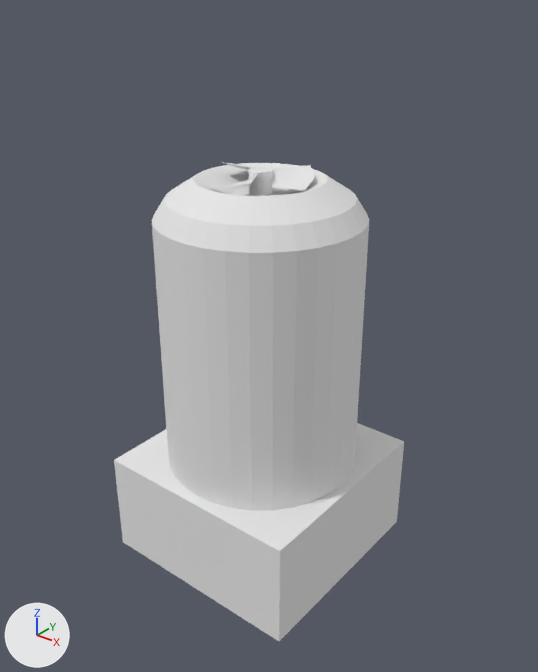
An edit to the OBJ model src/main/resources/assets/hbm/models/machines/atmo_vent.obj, drawn before and after from the same camera.
Before and after are seen from a camera (50 mm lens) standing at (3.82, -4.67, 5.16) and looking at (0.09, 0.0, 2.26). Arrows for +X, +Y and +Z are at lower left; the lights stay in place. Where no turn or scale is listed for an object, it has been applied to the vertices. Vertices at the same position are counted once.

The scene before the commit, as lines of its bpy script (objects in view):
```python
me_cylinder = bpy.data.meshes.new('Cylinder')
me_cylinder.from_pydata(...)  # 168 vertices, 328 faces; spans x -1.0..1.0, y -1.0..1.0, z 0.0..3.66
me_cylinder.materials.append(mat_material)  # white #e7e7e7
me_fan1 = bpy.data.meshes.new('Fan1')
me_fan1.from_pydata(...)  # 51 vertices, 46 faces; spans x -0.44..0.44, y -0.44..0.381, z 3.406..3.732
me_fan1.materials.append(mat_material)  # white #e7e7e7
ob_cylinder = bpy.data.objects.new('Cylinder', me_cylinder)
ob_cylinder.location = (0.0, 0.0, 0.0)
ob_fan1 = bpy.data.objects.new('Fan1', me_fan1)
ob_fan1.location = (0.0, 0.0, 0.0)
```
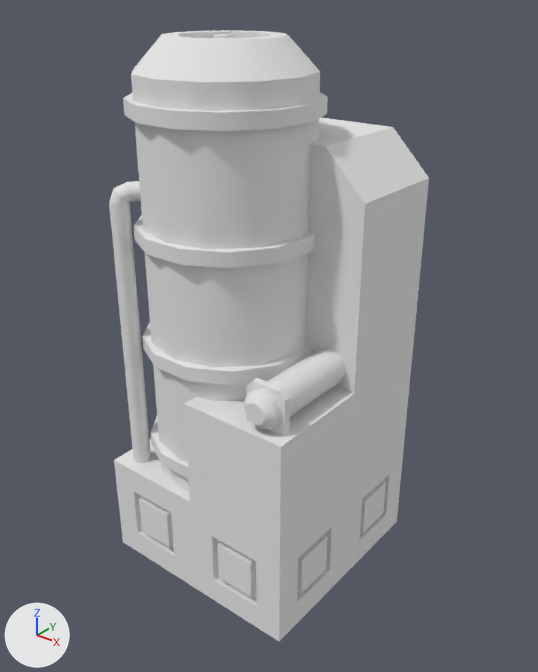
Pixel boxes [x1, y1, x2, y2] of what changed, in the pictures (538 x 672 px):
'Cylinder', reshaped (10% wider, 28% taller)
    before: [114, 163, 404, 641]
    after: [109, 30, 429, 641]
'Fan1', deleted
    before: [219, 162, 314, 196]
part 1 of me_cylinder, rebuilt (13% narrower, 33% taller)
    before: [152, 163, 369, 510]
    after: [131, 30, 320, 491]
part 2 of me_cylinder, added
    after: [123, 92, 328, 131]
part 3 of me_cylinder, added
    after: [134, 215, 315, 268]
part 4 of me_cylinder, added
    after: [143, 322, 312, 385]
part 5 of me_cylinder, added
    after: [151, 417, 188, 479]
part 6 of me_cylinder, added
    after: [109, 181, 151, 463]
part 7 of me_cylinder, added
    after: [244, 348, 346, 429]
part 8 of me_cylinder, added
    after: [114, 34, 429, 641]

The change, as a list of edits to the scene's bpy script:
```text
Change me_cylinder:
    used by ob_cylinder; location = (0.0, 0.0, 0.0)
    remove me_cylinder.from_pydata(...)  # 168 vertices, 328 faces; spans x -1.0..1.0, y -1.0..1.0, z 0.0..3.66
    add me_cylinder.from_pydata(...)  # 520 vertices, 880 faces; spans x -1.0..1.0, y -1.0..1.0, z 0.0..4.75
    me_cylinder part 1: the loose piece of 160 vertices spanning x -0.9..0.9, y -0.9..0.9, z 0.98..3.66 is rebuilt with 60 vertices and now spans x -0.91..0.54, y -0.91..0.54, z 1.0..4.75
    me_cylinder part 2: a new loose piece of 52 vertices spanning x -0.97..0.59, y -0.95..0.6, z 4.19..4.31, in mat_material (white #e7e7e7)
    me_cylinder part 3: a new loose piece of 52 vertices spanning x -0.97..0.59, y -0.95..0.6, z 3.19..3.31, in mat_material (white #e7e7e7)
    me_cylinder part 4: a new loose piece of 52 vertices spanning x -0.97..0.59, y -0.95..0.6, z 2.19..2.31, in mat_material (white #e7e7e7)
    me_cylinder part 5: a new loose piece of 52 vertices spanning x -0.97..0.59, y -0.95..0.6, z 1.19..1.31, in mat_material (white #e7e7e7)
    me_cylinder part 6: a new loose piece of 38 vertices spanning x -0.89..-0.52, y -0.89..-0.52, z 1.0..3.66, in mat_material (white #e7e7e7)
    me_cylinder part 7: a new loose piece of 24 vertices spanning x 0.59..0.91, y -1.0..0.0, z 2.02..2.35, in mat_material (white #e7e7e7)
    me_cylinder part 8: 182 vertices added at x -1.0..1.0, y -1.0..1.0, z 0.0..4.75
Remove ob_fan1:
    ob_fan1 = bpy.data.objects.new('Fan1', me_fan1)
    ob_fan1.location = (0.0, 0.0, 0.0)
```
